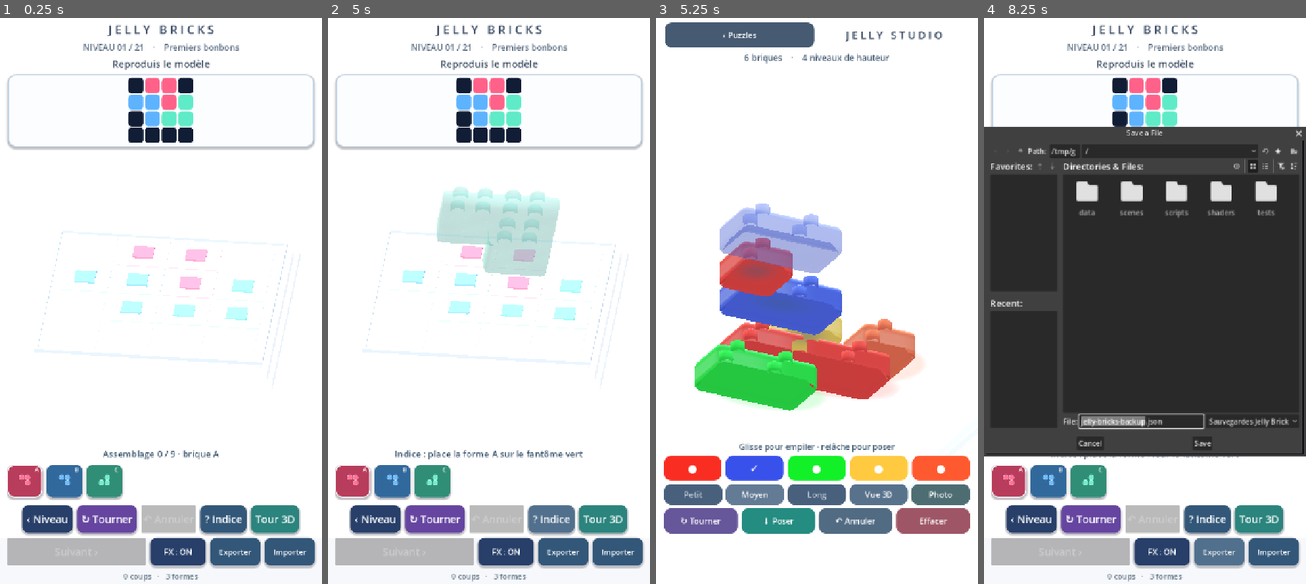
Above: before the commit, frames 1-4 (left to right).
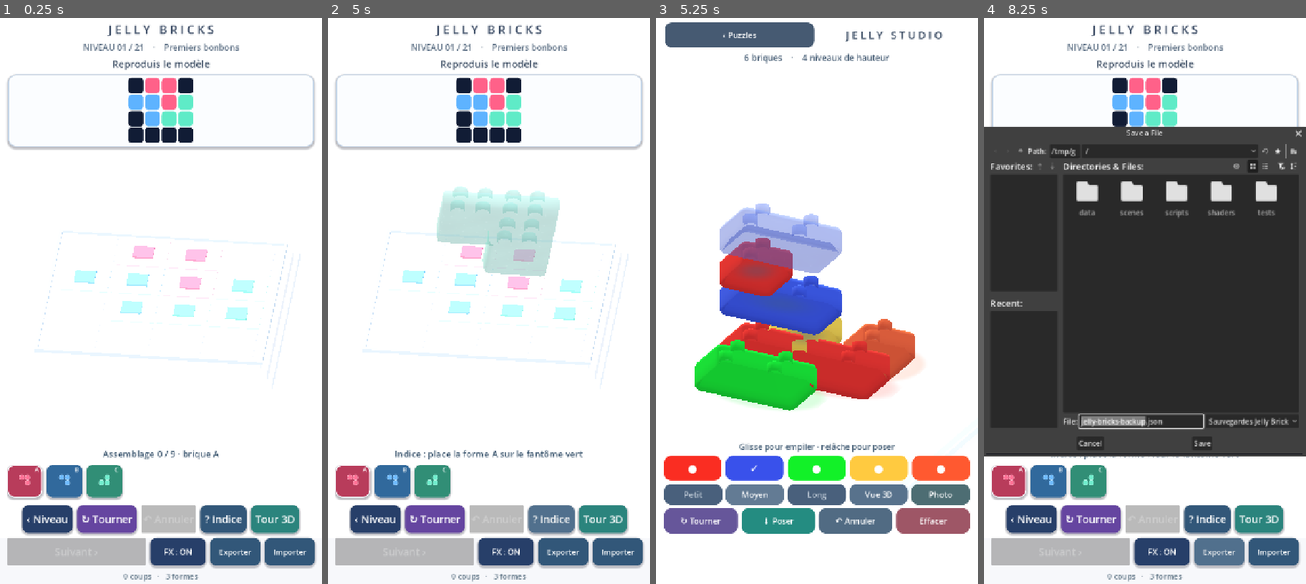
Above: after the commit, the same moments.

Repository: dbrckk/Jelly-bricks
Game: Godot game, scene res://scenes/main.tscn
Same seed, same stepped clock (60 frames per second), same inputs: the game is played once before the commit and once after it.
Inputs (mouse positions are in pixels of both pictures, inside the frame that each line leads up to):
- Up to frame 1 (0.25 s): no input
- Up to frame 2 (5 s): click (353, 482) at 0.52 s; click (392, 482) at 1.27 s; click (431, 482) at 2.02 s; click "‹ Niveau" at 2.75 s; click "↻ Tourner" at 3.5 s; click "? Indice" at 4.25 s
- Up to frame 3 (5.25 s): click "Tour 3D" at 5 s
- Up to frame 4 (8.25 s): click "‹ Puzzles" at 5.75 s; click "FX : ON" at 6.5 s; click "FX : OFF" at 7.25 s; click "Exporter" at 8 s

Frames 1-2 are identical in both runs. In frame 3, 3.8% of the frame differs, in the area x 12-81%, y 38-66%; in frame 4, 0.4%.

Commit message:
feat(shader): consolidate studio Jelly pigment and softbox optics

Diff:
--- a/native-godot/shaders/jelly.gdshader
+++ b/native-godot/shaders/jelly.gdshader
@@ -543,6 +543,31 @@
             clamp(studio_transmission * (wide_glint * .27 +
                 tight_glint * .19), 0.0, .34));
     }
+    // Coherent dyed-gel optical response for placed studio bricks.
+    // Override accumulated painted light cards with tinted absorption
+    // and a fixed, camera-dependent softbox; keep puzzle materials intact.
+    if (studio_glass > .5 && studio_finish > .75) {
+        float cap = smoothstep(.25, .94, n.y);
+        float wall = 1.0 - cap;
+        float grazing = pow(1.0 - facing, 3.3);
+        vec3 dye = candy_tint.rgb * mix(.73, .98, cap);
+        dye *= 1.0 - grazing * .085;
+        vec3 transmitted = candy_tint.rgb * mix(.94, 1.02, cap);
+        dye = mix(dye, transmitted,
+            wall * smoothstep(.06, .38, jelly_local.y) *
+            (1.0 - smoothstep(.45, .58, jelly_local.y)) * .28);
+        vec3 mirror_dir = reflect(-eye, n);
+        float key = pow(max(dot(mirror_dir,
+            normalize(vec3(-.43, .73, .53))), 0.0), 15.0);
+        float fill = pow(max(dot(mirror_dir,
+            normalize(vec3(.59, .62, -.52))), 0.0), 34.0);
+        vec3 reflection = mix(candy_tint.rgb,
+            vec3(.99, .995, 1.0), .64);
+        jelly_color = mix(dye, reflection,
+            clamp(key * .24 + fill * .13 + grazing * .035, 0.0, .34));
+        float foot = (1.0 - smoothstep(.08, .16, jelly_local.y)) * wall;
+        jelly_color *= 1.0 - foot * .08;
+    }
     ALBEDO = jelly_color;
     METALLIC = .015;
     ROUGHNESS = mix(mix(mix(.25, .115, detail), .085,
